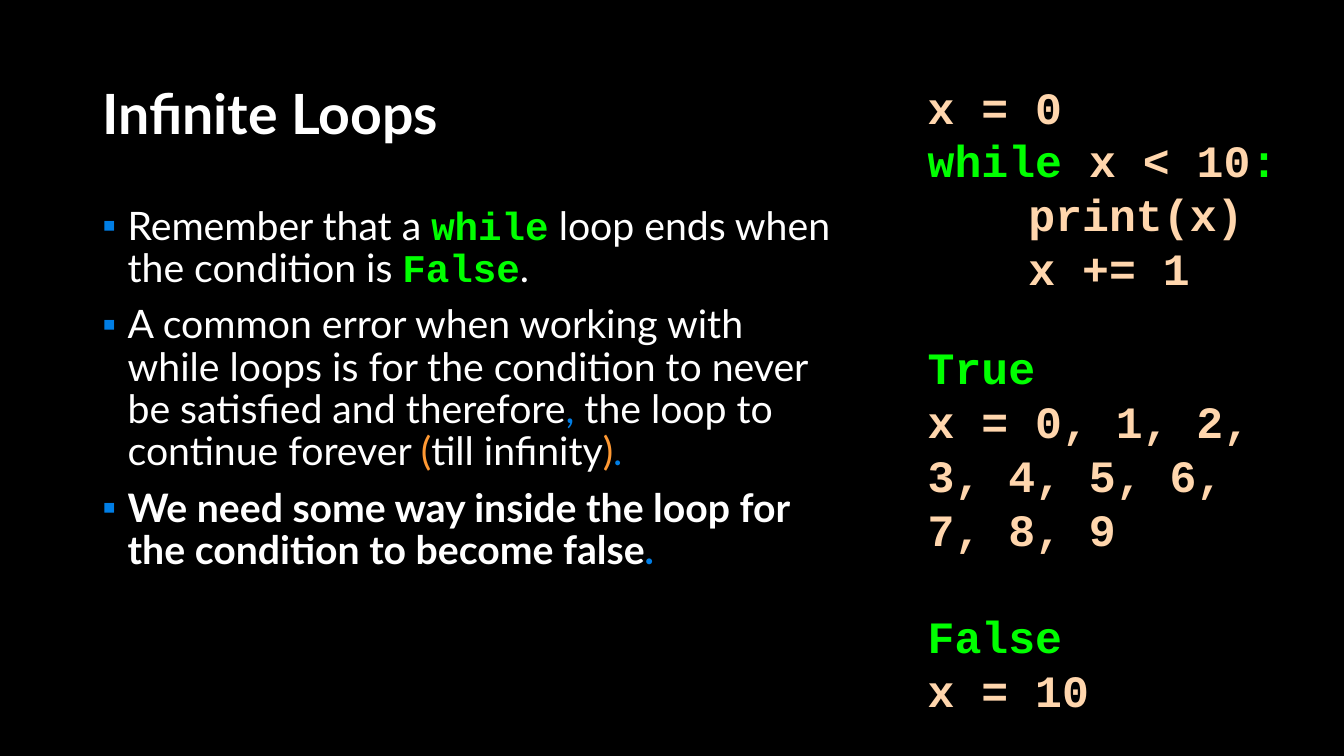
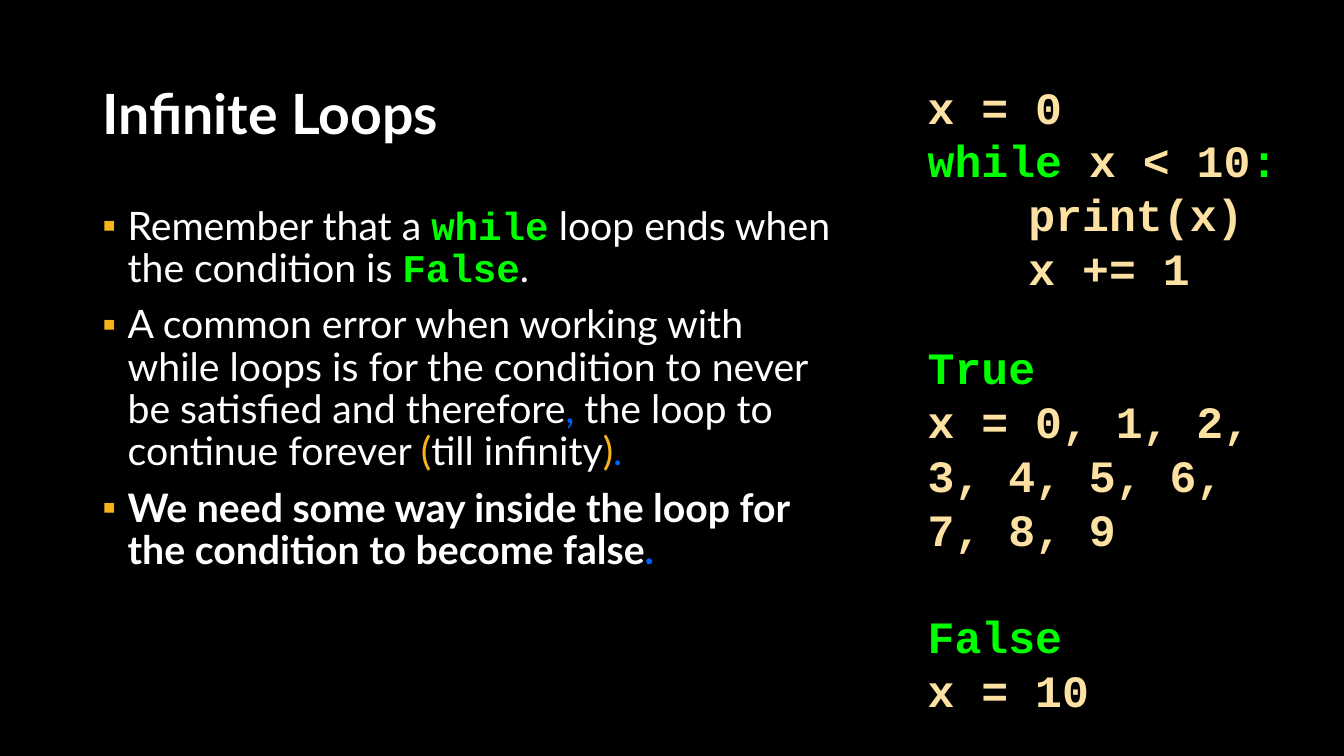
Before and after one commit to APS106/APS106-winter-2024-kinsella-goodfellow, a slide deck: slide 71 of lectures/week4/lecture1/slides/week4_lecture1.pptx. Drawn at 1344x756 pixels with LibreOffice and Linux fonts; fonts in the diff are those of the drawing; background and template pictures are left out. Boxes give left, top, right and bottom in pixels: in the first picture for what was removed or moved away, otherwise in the second. Text is boxed around its words. In the diff, an @@ line names an element or a change of style, - is before the commit and + after.

```diff
--- a/lectures/week4/lecture1/slides/week4_lecture1.pptx
+++ b/lectures/week4/lecture1/slides/week4_lecture1.pptx
@@ text "Remember that a while loop ..." at <box>128,211,830,565</box>: text colour #017EE5 to #0061FF in "therefore, infinity).", "false."; text colour #FF9933 to #F7B41A in "(till infinity)."; bullet colour #007EE5 to #F7B41A @@
```
Also in this commit, not shown: 77 other slides changed, 4 other files.
